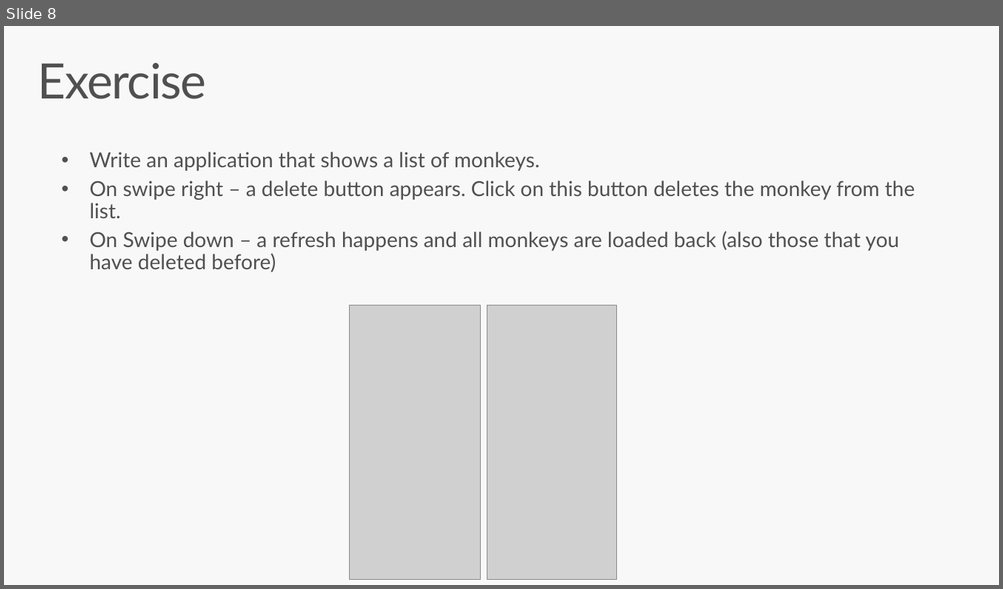
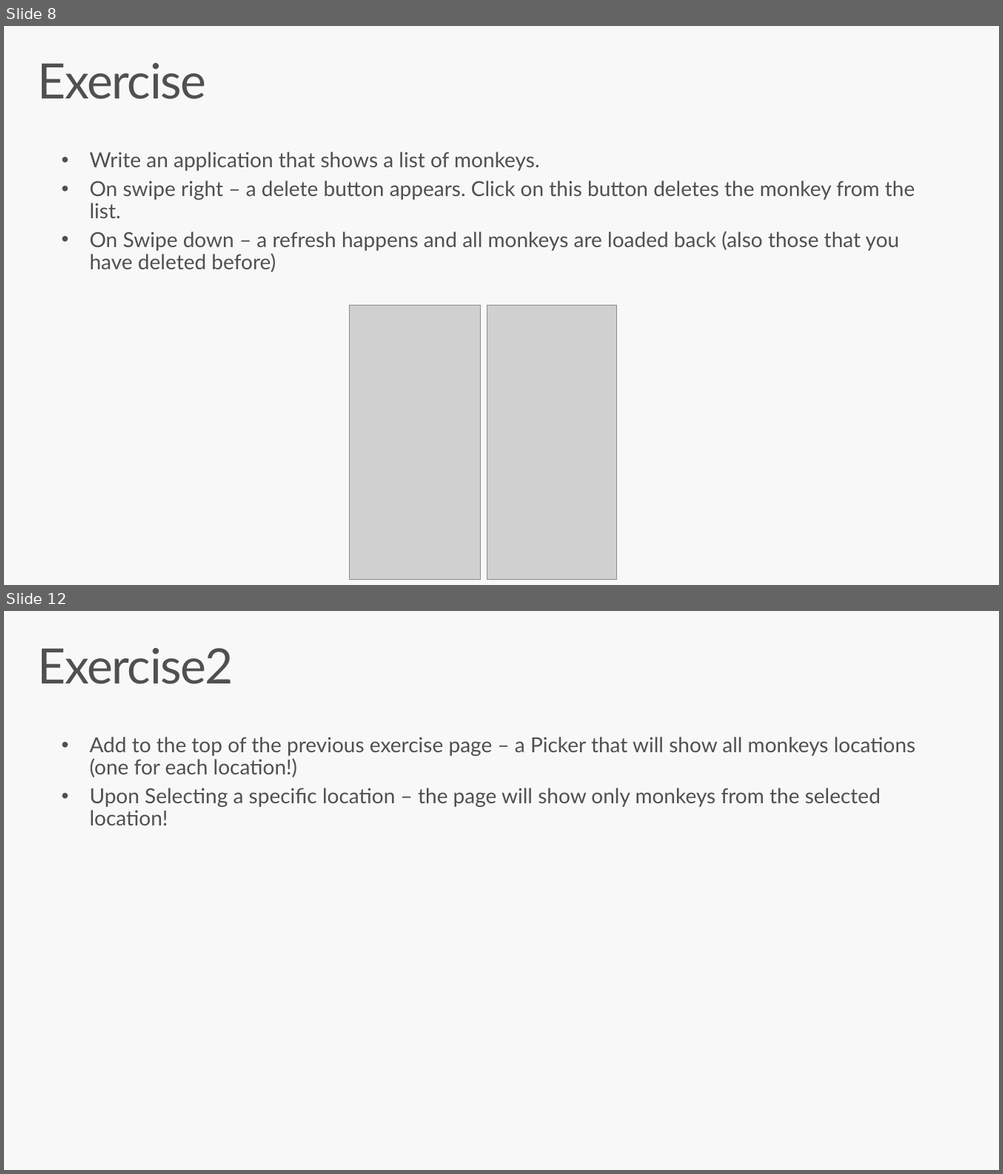
Before and after one commit to oferzad/CollectionViewLesson.App, a slide deck: Docs/Collections View.pptx. Shown one above the other, each under a label of ours: slide 8 before the commit, slides 8 and 12 after it; the slides between them are not shown. The pictures are 1003x589 and 1003x1174 pixels, drawn with LibreOffice and Linux fonts; fonts in the diff are those of the drawing; grey boxes stand for pictures. Boxes give left, top, right and bottom in pixels: in the first picture for what was removed or moved away, otherwise in the second. Text is boxed around its words. In the diff, an @@ line names an element or a change of style, - is before the commit and + after.

Commit message:
add picker!

```diff
--- a/Docs/Collections View.pptx
+++ b/Docs/Collections View.pptx
@@ slide 12 added at [4, 611, 999, 1170], background #F8F8F8 @@
@@ title added at [38, 648, 233, 684], 47 pt, text #505050 @@
+Exercise2
@@ text added at [90, 737, 916, 826], 20 pt, text #505050 @@
+• Add to the top of the previous exercise page – a Picker that will show all monkeys locations (one for each location!)
+• Upon Selecting a specific location – the page will show only monkeys from the selected location!
```
Also in this commit, not shown: 3 other slides added, 6 other files.
